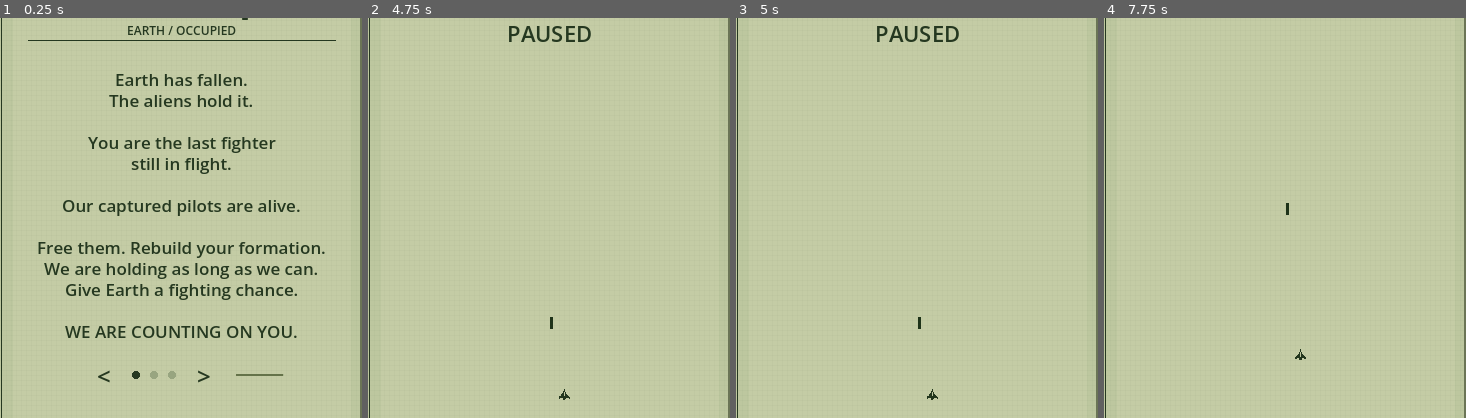
Above: before the commit, frames 1-4 (left to right).
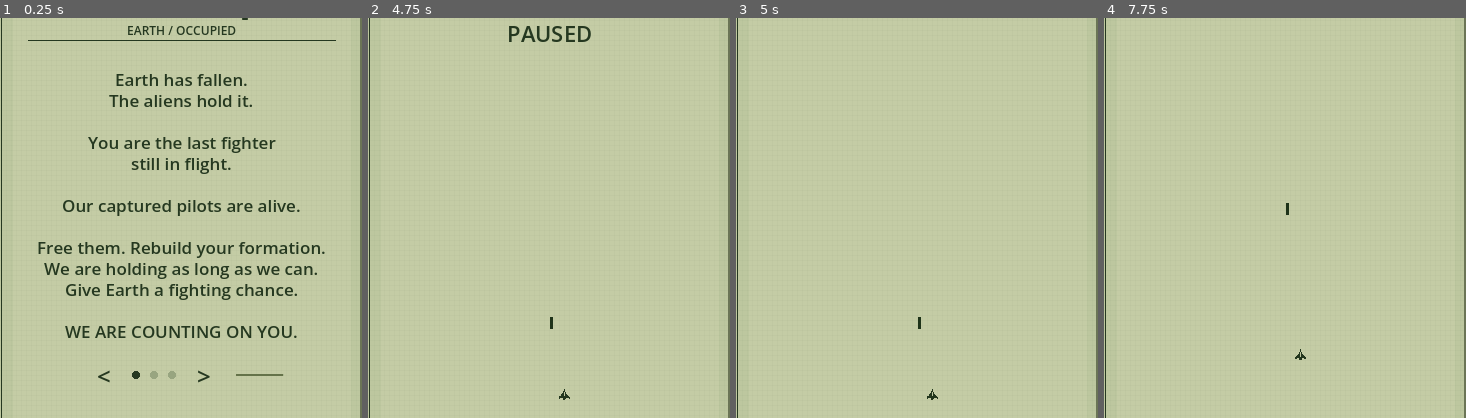
Above: after the commit, the same moments.

Repository: barmassimo/pocket-invasion
Game: Godot game, scene res://scenes/main.tscn
Two runs of this game, one before a commit and one after it. Both use one fixed random seed, a clock stepped at 60 frames per second and the inputs below.
Inputs (mouse positions are % of the whole screen's width and height, from its top left):
- Up to frame 1 (0.25 s): no input
- Up to frame 2 (4.75 s): click "<" at 0.5 s; click (66, 83) at 1.27 s; click (69, 83) at 2.02 s; click (71, 83) at 2.77 s; click ">" at 3.5 s; tap Enter at 4.25, 4.55 s; move the mouse to (72, 45) at 4.27 s; hold Right from 4.28 s (still down); tap P at 4.35 s; click (72, 45) at 4.42 s; tap Space at 4.52 s
- Up to frame 3 (5 s): keep holding Right; tap Space at 4.82 s
- Up to frame 4 (7.75 s): release Right at 5 s; click (7, 94) at 5 s; tap Space at 5.75, 6.02, 6.32, 6.8, 7.25, 7.35, 7.52 s; move the mouse to (30, 55) at 5.77 s; hold Down 5.78-6.53 s; tap Enter at 5.85, 6.5 s; tap Keypad Enter at 6.05, 6.6 s; move the mouse to (60, 28) at 6.52 s; hold Right 6.53-7.28 s; move the mouse to (45, 70) at 7.27 s; hold Up from 7.28 s (still down); click (45, 70) at 7.42 s; tap P at 7.55 s
The pictures show only the part of the screen within x 48-98%, y 39-89%; the shares and areas given below are measured in that part.

Frames 1-2 are identical in both runs. In frame 3, 0.4% of the frame differs, in the area x 38-62%, y 2-6%; in frame 4, nothing differs.

Commit message:
Blink pause message while gameplay is frozen

Diff:
--- a/game/scripts/main.gd
+++ b/game/scripts/main.gd
@@ -15,7 +15,9 @@
 var high_score_path: String = Scores.SAVE_PATH
 const PLAYER_Z: float = 5.0
 const DEFEAT_HOLD_SECONDS: float = 10.0
+const PAUSE_BLINK_INTERVAL: float = 0.5
 var defeat_hold_remaining: float = 0.0
+var pause_blink_time: float = 0.0
 var squad: Array[Node3D] = []
 var targets: Array[CourseTarget] = []
 var bullets: Array[MeshInstance3D] = []
@@ -214,6 +216,8 @@
 	started = play
 	pending_high_score = false
 	defeat_hold_remaining = 0.0
+	pause_blink_time = 0.0
+	message.modulate.a = 1.0
 	lcd.set_playing(play)
 	message.visible = play
 	message.text = "" if play else "POCKET INVASION\n\nREADY"
@@ -284,6 +288,16 @@
 		sound.stop_effects()
 		sound.set_music_playing(running)
 		message.text = "PAUSED" if not running else ""
+		pause_blink_time = 0.0
+		message.modulate.a = 1.0
+
+func _process(delta: float) -> void:
+	if started and not running and not squad.is_empty():
+		pause_blink_time = fmod(pause_blink_time + delta, PAUSE_BLINK_INTERVAL * 2.0)
+		message.modulate.a = 1.0 if pause_blink_time < PAUSE_BLINK_INTERVAL else 0.0
+	else:
+		pause_blink_time = 0.0
+		message.modulate.a = 1.0
 
 func _physics_process(delta: float) -> void:
 	# Finish any pending cosmetic beam even when the last ship was just lost.
Not shown, changed: docs/CHANGELOG.md
Not shown, changed: docs/MANUAL.md
